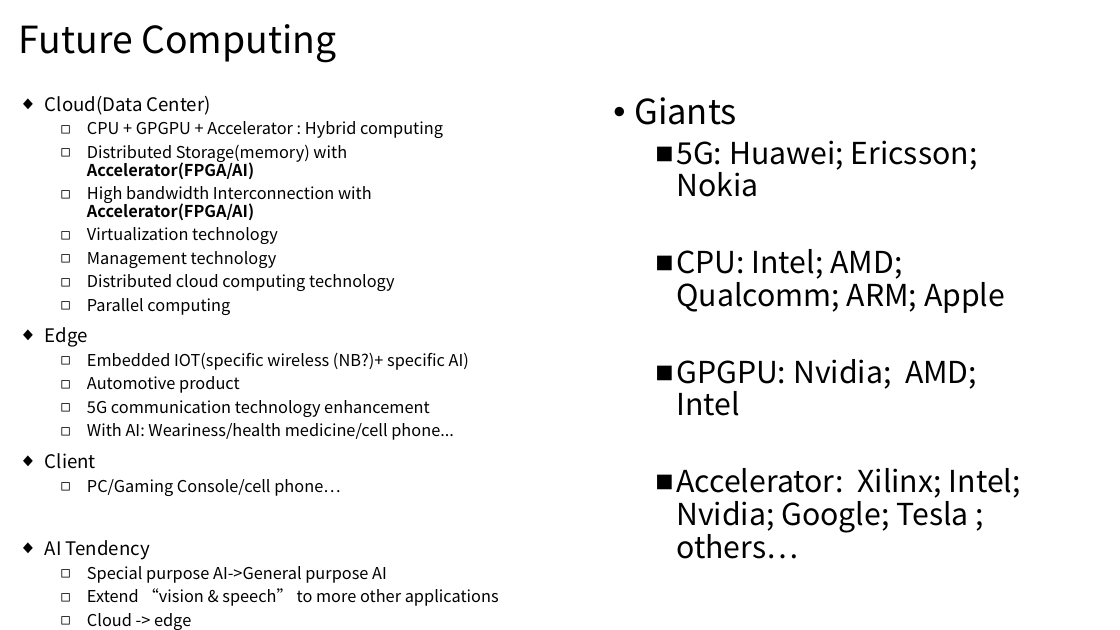
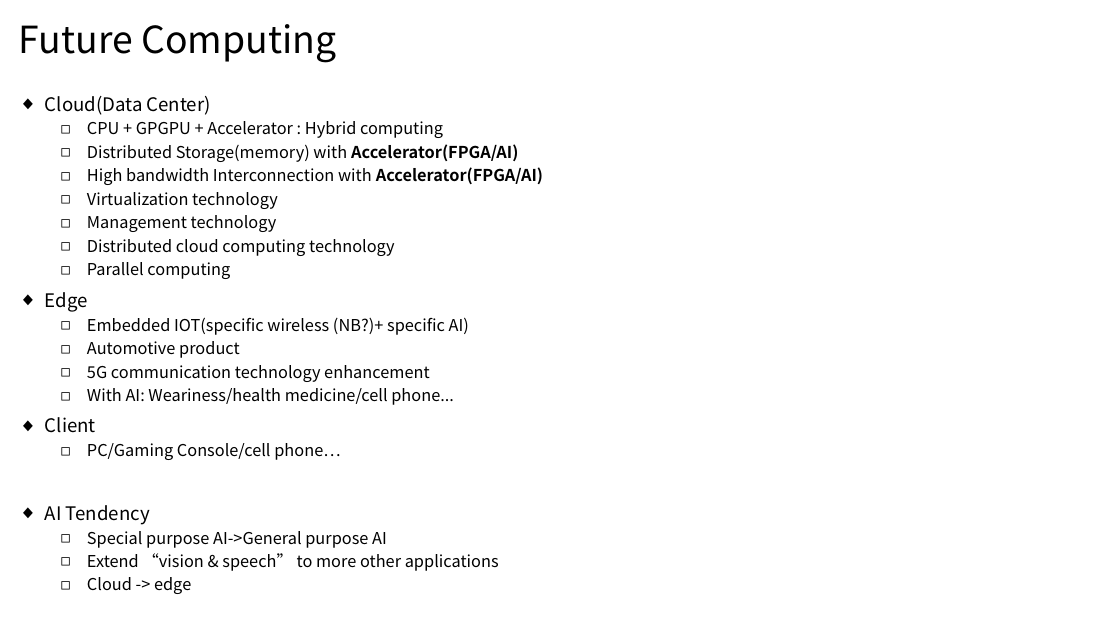
Before and after one commit to louishu302/cixtool, a slide deck: slide 1 of Future Computing.pptx. Drawn at 1120x630 pixels with LibreOffice and Linux fonts; fonts in the diff are those of the drawing. Boxes give left, top, right and bottom in pixels: in the first picture for what was removed or moved away, otherwise in the second. Text is boxed around its words. In the diff, an @@ line names an element or a change of style, - is before the commit and + after.

```diff
--- a/Future Computing.pptx
+++ b/Future Computing.pptx
@@ text "Cloud(Data Center)" rewrapped from bbox=[45, 96, 499, 630] to bbox=[45, 96, 543, 594] @@
@@ text removed at bbox=[634, 97, 1021, 559] @@
-• Giants
-  ■ 5G: Huawei; Ericsson; Nokia
-  ■ CPU: Intel; AMD; Qualcomm; ARM; Apple
-  ■ GPGPU: Nvidia; AMD; Intel
-  ■ Accelerator: Xilinx; Intel; Nvidia; Google; Tesla ; others…
```
Also in this commit, not shown: 2 other slides changed.
